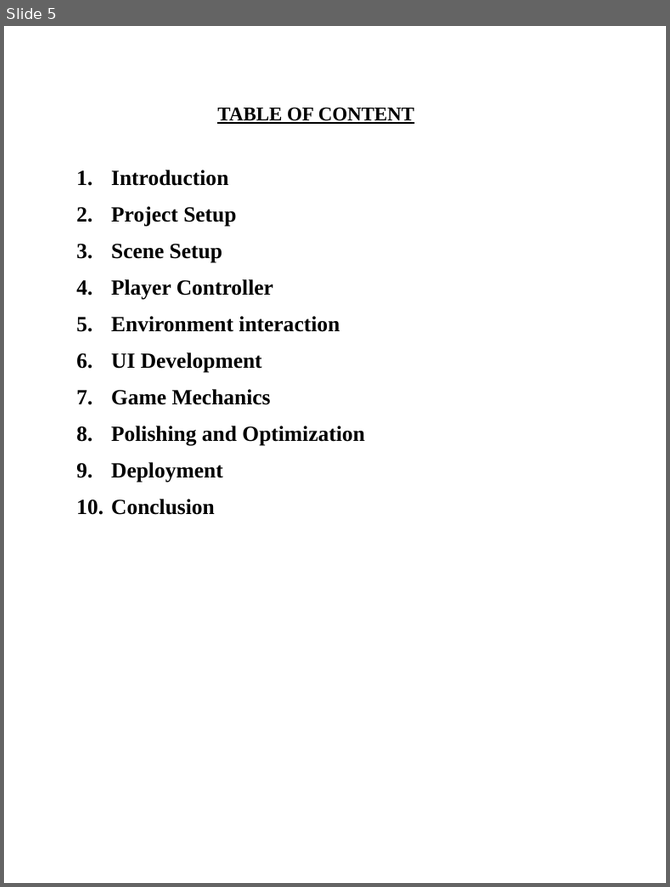
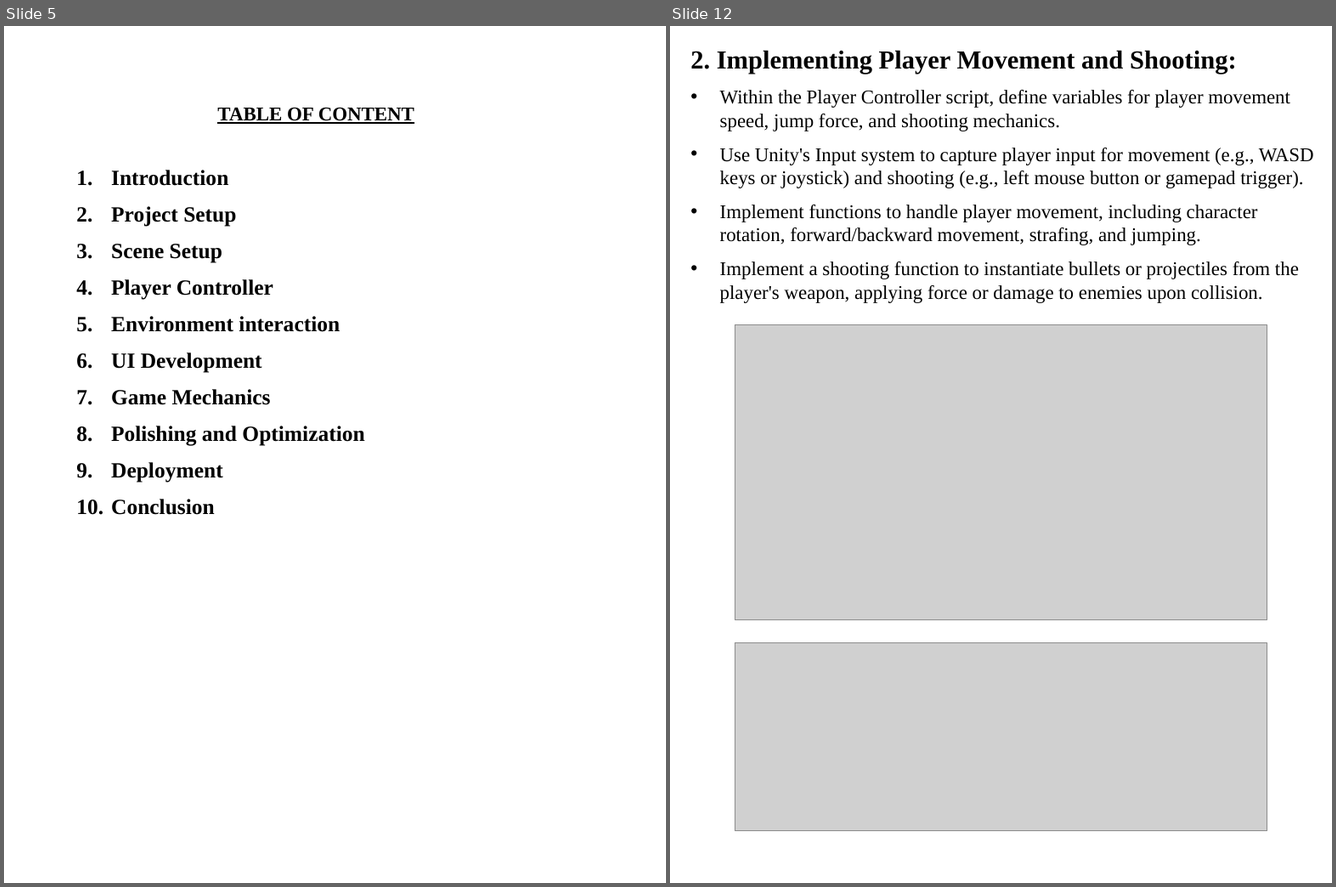
Before and after one commit to Archit-sharma01/untitled, a slide deck: Archit PPT.pptx. Shown side by side, each under a label of ours: slide 5 before the commit, slides 5 and 12 after it; the slides between them are not shown. The pictures are 670x887 and 1336x887 pixels, drawn with LibreOffice and Linux fonts; fonts in the diff are those of the drawing; grey boxes stand for pictures; background and template pictures are left out. Boxes give left, top, right and bottom in pixels: in the first picture for what was removed or moved away, otherwise in the second. Text is boxed around its words. In the diff, an @@ line names an element or a change of style, - is before the commit and + after.

```diff
--- a/Archit PPT.pptx
+++ b/Archit PPT.pptx
@@ slide 12 added at box(670, 26, 1332, 883), background picture (left out) @@
@@ text added at box(690, 50, 1314, 303), 18 pt, text #000000 @@
+2. Implementing Player Movement and Shooting:
+• Within the Player Controller script, define variables for player movement speed, jump force, and shooting mechanics.
+• Use Unity's Input system to capture player input for movement (e.g., WASD keys or joystick) and shooting (e.g., left mouse button or gamepad trigger).
+• Implement functions to handle player movement, including character rotation, forward/backward movement, strafing, and jumping.
+• Implement a shooting function to instantiate bullets or projectiles from the player's weapon, applying force or damage to enemies upon collision.
@@ picture added at box(735, 324, 1267, 619) @@
@@ picture added at box(735, 643, 1267, 832) @@
```
Also in this commit, not shown: 1 slide changed, 13 other slides added, 32 slides removed.
